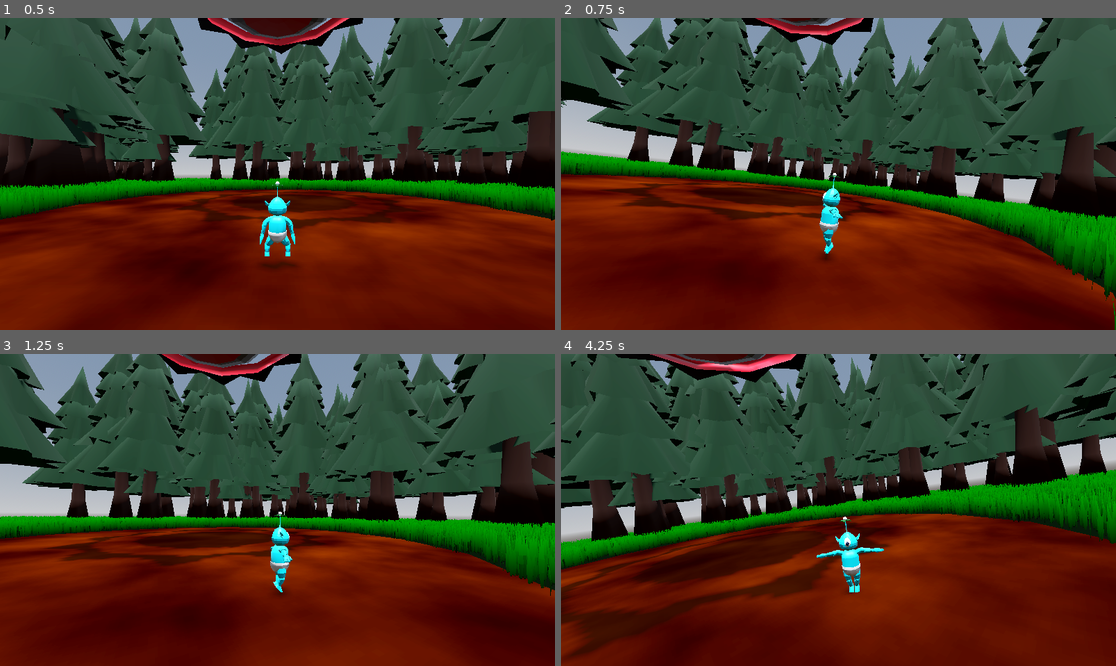
Above: before the commit, frames 1-4 (two rows, left to right).
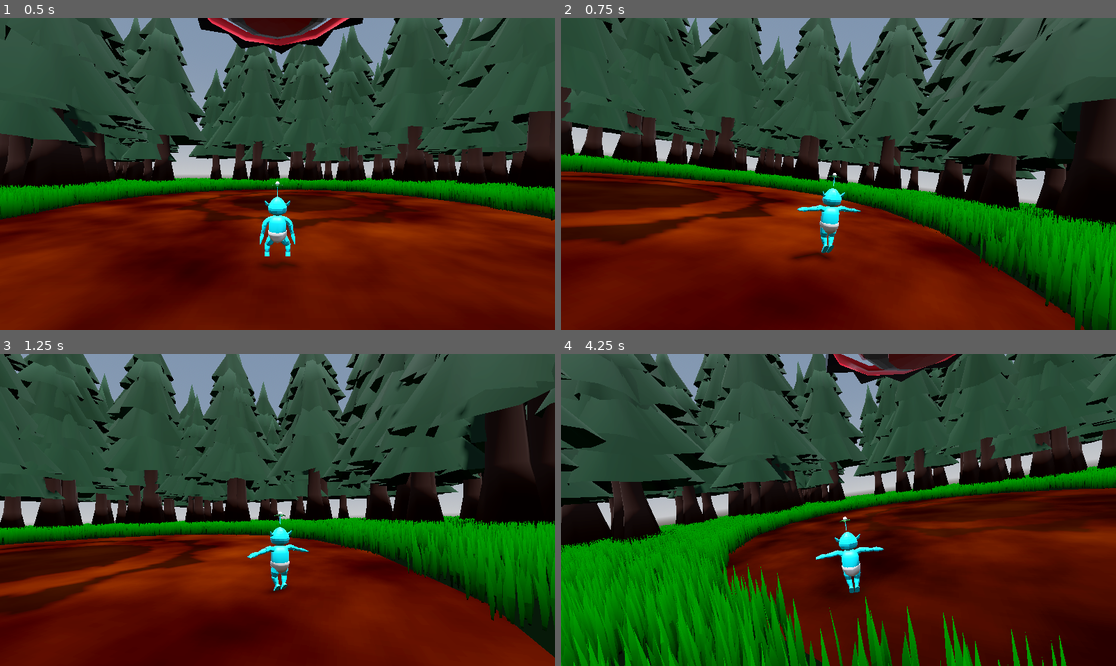
Above: after the commit, the same moments.

Repository: Mushroom-Queen/AlienBaby
Game: Godot game, scene res://level.tscn
Same seed, same stepped clock (60 frames per second), same inputs: the game is played once before the commit and once after it.
Inputs (mouse positions are in pixels of both pictures, inside the frame that each line leads up to):
- Up to frame 1 (0.5 s): no input
- Up to frame 2 (0.75 s): tap Enter (ui_accept) at 0.5 s; move the mouse to (866, 174) at 0.52 s; hold W (forward) from 0.53 s (still down); hold Middle mouse button (spin) from 0.53 s (still down); tap Space (roll) at 0.6 s
- Up to frame 3 (1.25 s): keep holding W (forward); keep holding Middle mouse button (spin); tap Enter (ui_accept) at 0.77 s
- Up to frame 4 (4.25 s): keep holding W (forward); move the mouse to (810, 510) at 1.27 s; release Middle mouse button (spin) at 1.28 s; tap Middle mouse button (spin) at 1.35 s; tap Enter (ui_accept) at 1.52, 3.02, 3.77 s; tap Space (roll) at 1.55, 2.85 s; move the mouse to (849, 503) at 2.02 s; hold Middle mouse button (spin) 2.03-2.78 s; click (849, 503) at 2.1 s; move the mouse to (832, 516) at 2.77 s; move the mouse to (877, 513) at 3.52 s; hold Middle mouse button (spin) from 3.53 s (still down)

Frame 1 is identical in both runs. In frame 2, 43% of the frame differs, in the area x 0-100%, y 0-100%; in frame 3, 44%; in frame 4, 57%.

Commit message:
Physics based spinning

Diff:
--- a/player.gd
+++ b/player.gd
@@ -35,6 +35,9 @@
 const DIZZY_SWAY_INTENSITY = 0.2
 const DIZZY_POSITION_INTENSITY = 0.05
 const LERP_VAL = .15
+const SPIN_POWER = 20.0
+const SPIN_ANGULAR_DAMP = 1.0
+const MAX_ANGULAR_VELOCITY = 20.0
 
 enum ActionState {IDLE, WALK, ROLL, ATTACK, SPIN}
 
@@ -47,7 +50,6 @@
 var roll_direction = Vector3.ZERO
 var roll_timer = 0.0
 var initial_mesh_position = Vector3.ZERO
-var spin_rotation = 0.0
 var prev_is_spinning = false
 var dizzy_time = 0.0
 var camera_original_position: Vector3
@@ -58,6 +60,8 @@
 	freeze = false
 	contact_monitor = true
 	linear_damp = 1.0
+	angular_damp = 0.0
+	can_sleep = false
 	animation_tree.active = true
 
 	spring_arm.add_excluded_object(self)
@@ -151,16 +155,30 @@
 		leaf_piv.rotate_y(state.step * dizziness * 5)
 		dizziness -= SPIN_DIZZ_RESET_SPEED * state.step
 		dizziness = max(dizziness, 0)
+		transform.basis = transform.basis.rotated(Vector3.FORWARD, -transform.basis.get_euler().x * 0.1)
+		transform.basis = transform.basis.rotated(Vector3.RIGHT, -transform.basis.get_euler().z * 0.1)
 
 	if Input.is_action_pressed("spin") and action_state != ActionState.ATTACK and not is_rolling:
 		if dizziness < MAX_DIZZINESS:
 			if not is_spinning:
 				action_state = ActionState.SPIN
 				is_spinning = true
-				spin_rotation = 0.0
+				lock_rotation = false
+				transform.basis = Basis.IDENTITY
 			if not animation_tree.get("parameters/spin/active"):
 				dizziness += SPIN_DIZZ_COST
 				animation_tree.set("parameters/spin/request", true)
+				state.angular_velocity = Vector3(0, SPIN_POWER, 0)
+	elif action_state != ActionState.SPIN and not lock_rotation:
+		lock_rotation = true
+		angular_damp = SPIN_ANGULAR_DAMP
+		spring_arm_pivot.rotation.y = -transform.basis.get_euler().y
+		transform.basis = Basis.IDENTITY.rotated(Vector3.UP, PI)
+		state.angular_velocity = Vector3.ZERO
+
+	if not lock_rotation:
+		state.angular_velocity.x = 0
+		state.angular_velocity.z = 0
 
 	var input_dir := Input.get_vector("left", "right", "forward", "back")
 	var direction = (transform.basis * Vector3(input_dir.x, 0, input_dir.y)).normalized()
@@ -172,8 +190,6 @@
 		armature.rotation.y = spring_arm_pivot.rotation.y
 		state.apply_central_force(direction * MOVEMENT_FORCE * 0.5)
 	elif is_spinning:
-		spin_rotation += PI * 2 * state.step
-		armature.rotation.y = spin_rotation
 		state.apply_central_force(direction * MOVEMENT_FORCE * 0.2)
 	elif is_rolling:
 		roll_timer += state.step
@@ -205,10 +221,10 @@
 	current_velocity = current_velocity.move_toward(Vector3.ZERO, FRICTION_FORCE * state.step)
 	state.linear_velocity = current_velocity
 
-	# Print debug info
 	print("Action State:", ActionState.keys()[action_state],
 		  " Velocity:", current_velocity.length(),
-		  " Speed:", current_velocity.length() / MAX_VELOCITY)
+		  " Speed:", current_velocity.length() / MAX_VELOCITY,
+		  " Angular Velocity:", state.angular_velocity.y)
 
 	animation_tree.set("parameters/walk/blend_position", current_velocity.length() / MAX_VELOCITY)
 
--- a/player.tscn
+++ b/player.tscn
@@ -95,43 +95,43 @@
 
 [node name="Skeleton3D" parent="player/Armature" index="0"]
 transform = Transform3D(-1, 0, -8.74228e-08, 0, 1, 0, 8.74228e-08, 0, -1, 0, 0, 0)
-bones/0/position = Vector3(0, 0.158235, 0)
-bones/0/rotation = Quaternion(0, 0.0281504, 0, 0.999604)
-bones/1/rotation = Quaternion(-0.000341012, -2.44105e-07, 0.0208746, 0.999782)
+bones/0/position = Vector3(0, 0.168227, 0)
+bones/0/rotation = Quaternion(0, 0.0762393, 0, 0.99709)
+bones/1/rotation = Quaternion(-0.0003408, -1.22504e-05, 0.0560729, 0.998427)
 bones/2/rotation = Quaternion(0.000340939, -6.91616e-06, -0.000231822, 1)
 bones/3/rotation = Quaternion(3.64557e-23, -1.59801e-22, 5.49072e-12, 1)
 bones/5/position = Vector3(0.0642403, 0.216765, 1.53161e-08)
-bones/5/rotation = Quaternion(0.671343, 0.278729, -0.649854, 0.222033)
+bones/5/rotation = Quaternion(0.685819, 0.325639, -0.627662, 0.172198)
 bones/6/rotation = Quaternion(0.287239, -1.65125e-07, -1.36703e-07, 0.957859)
 bones/7/position = Vector3(0.0559364, 0.0181487, -0.000727577)
-bones/7/rotation = Quaternion(0.000598133, 0.293862, 0.912378, -0.284975)
+bones/7/rotation = Quaternion(-0.0523797, 0.389748, 0.886315, -0.244537)
 bones/7/scale = Vector3(1, 1, 1)
-bones/8/rotation = Quaternion(-0.377199, 0.068945, -0.272868, 0.882332)
+bones/8/rotation = Quaternion(-0.336385, 0.0708708, -0.243343, 0.906977)
 bones/8/scale = Vector3(1, 1, 1)
-bones/9/rotation = Quaternion(0.664594, -0.0183764, -0.0143213, 0.746841)
+bones/9/rotation = Quaternion(0.564343, -0.0703435, -0.0176238, 0.822349)
 bones/9/scale = Vector3(1, 1, 1)
 bones/10/position = Vector3(-0.0642403, 0.216765, -1.53161e-08)
-bones/10/rotation = Quaternion(0.647385, -0.216139, 0.673264, 0.284416)
+bones/10/rotation = Quaternion(0.620108, -0.156586, 0.689551, 0.339803)
 bones/11/rotation = Quaternion(0.287239, 1.63435e-07, 1.31067e-07, 0.957859)
 bones/11/scale = Vector3(1, 1, 1)
 bones/12/position = Vector3(-0.0562189, 0.0170301, 0.00171231)
-bones/12/rotation = Quaternion(-0.0666869, 0.155166, 0.947088, 0.272948)
+bones/12/rotation = Quaternion(-0.130227, 0.0435106, 0.968567, 0.207428)
 bones/12/scale = Vector3(1, 1, 1)
-bones/13/rotation = Quaternion(-0.308992, -0.0784161, 0.224228, 0.920922)
+bones/13/rotation = Quaternion(-0.138017, -0.0835999, 0.100156, 0.9818)
 bones/13/scale = Vector3(1, 1, 1)
-bones/14/rotation = Quaternion(0.70137, 0.0141925, 0.0360332, 0.711745)
+bones/14/rotation = Quaternion(0.648879, 0.0626737, 0.0804724, 0.754024)
 bones/14/scale = Vector3(1, 1, 1)
 bones/15/position = Vector3(0.102575, 0.112612, 0.259392)
 bones/15/scale = Vector3(1, 1, 1)
-bones/16/position = Vector3(0.104547, 0.0430414, 0.0212389)
+bones/16/position = Vector3(0.104547, 0.0591228, 0.0481101)
 bones/16/rotation = Quaternion(-0.00875622, 0.70983, -0.704263, 0.00882544)
 bones/17/position = Vector3(-0.102575, 0.112612, 0.259392)
 bones/17/scale = Vector3(1, 1, 1)
-bones/18/position = Vector3(-0.104547, 0.0327981, 0.00415852)
+bones/18/position = Vector3(-0.104547, 0.0329509, 0.00448532)
 bones/18/rotation = Quaternion(0.00875622, 0.70983, -0.704263, -0.00882544)
 
 [node name="leafs" type="BoneAttachment3D" parent="player/Armature/Skeleton3D" index="20"]
-transform = Transform3D(0.997563, -0.0412113, 0.0562921, 0.0412768, 0.999148, 5.70612e-07, -0.0562441, 0.00232299, 0.998414, -0.0115913, 0.686266, 0.000540678)
+transform = Transform3D(0.982209, -0.110212, 0.152048, 0.111509, 0.993763, 1.54174e-06, -0.1511, 0.0169532, 0.988373, -0.0308701, 0.694749, 0.00463469)
 bone_name = "leafs"
 bone_idx = 4
 
@@ -152,12 +152,12 @@
 transform = Transform3D(1.49012e-08, -3.52156e-09, -1, 0, 1, -2.32831e-10, 1, 0, 1.11759e-08, 0, 0, 0)
 
 [node name="left_arm" type="BoneAttachment3D" parent="player/Armature/Skeleton3D" index="21"]
-transform = Transform3D(-0.0560721, 0.136424, -0.989062, 0.0856669, -0.98631, -0.140901, -0.994745, -0.0926305, 0.0436174, 0.125446, 0.305509, -0.0130557)
+transform = Transform3D(-0.147941, 0.105086, -0.983397, 0.230495, -0.963293, -0.137613, -0.961762, -0.247027, 0.118289, 0.122074, 0.317122, -0.0350434)
 bone_name = "lowerarm.l"
 bone_idx = 6
 
 [node name="right_arm" type="BoneAttachment3D" parent="player/Armature/Skeleton3D" index="22"]
-transform = Transform3D(0.0559776, -0.135452, 0.989201, 0.103124, -0.984672, -0.140667, 0.993092, 0.109885, -0.0411513, -0.125378, 0.305624, 0.0142714)
+transform = Transform3D(0.146197, -0.0984748, 0.984342, 0.274422, -0.951945, -0.135992, 0.950431, 0.290007, -0.112148, -0.121608, 0.317922, 0.0380716)
 bone_name = "lowerarm.r"
 bone_idx = 11
 
